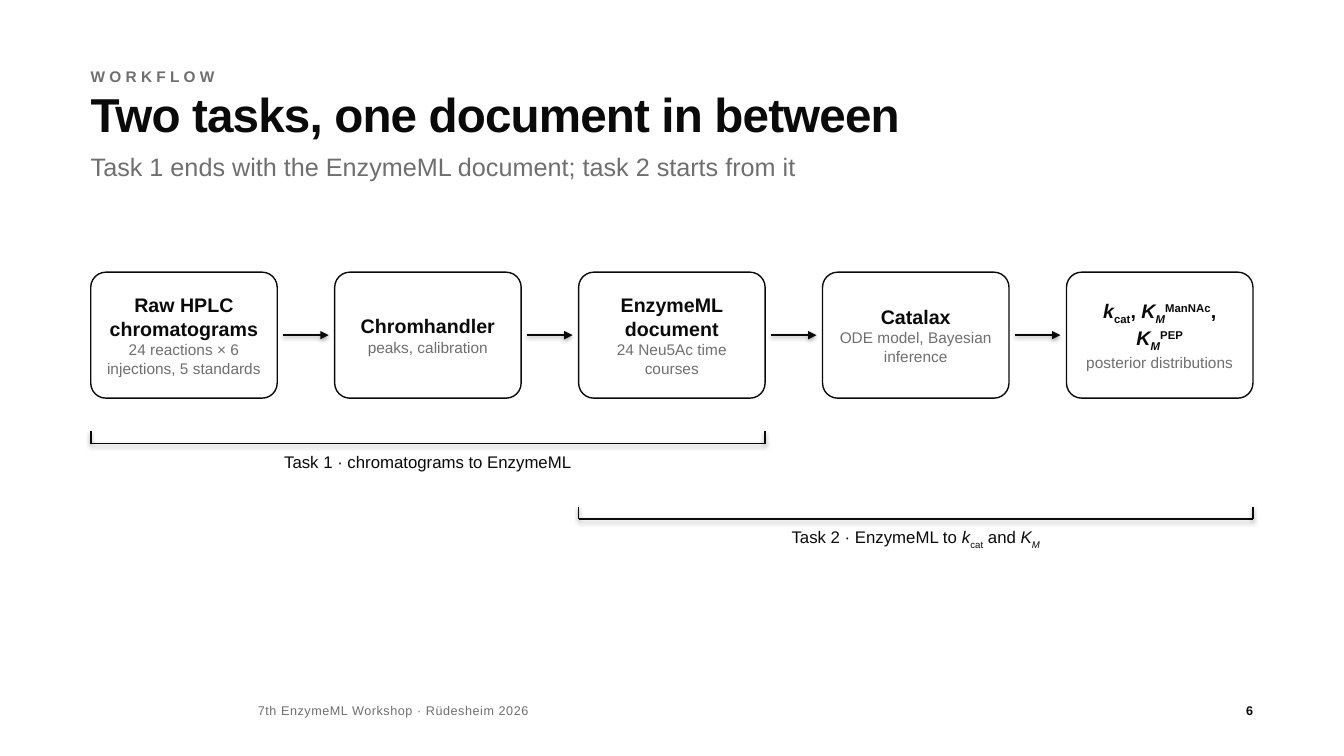
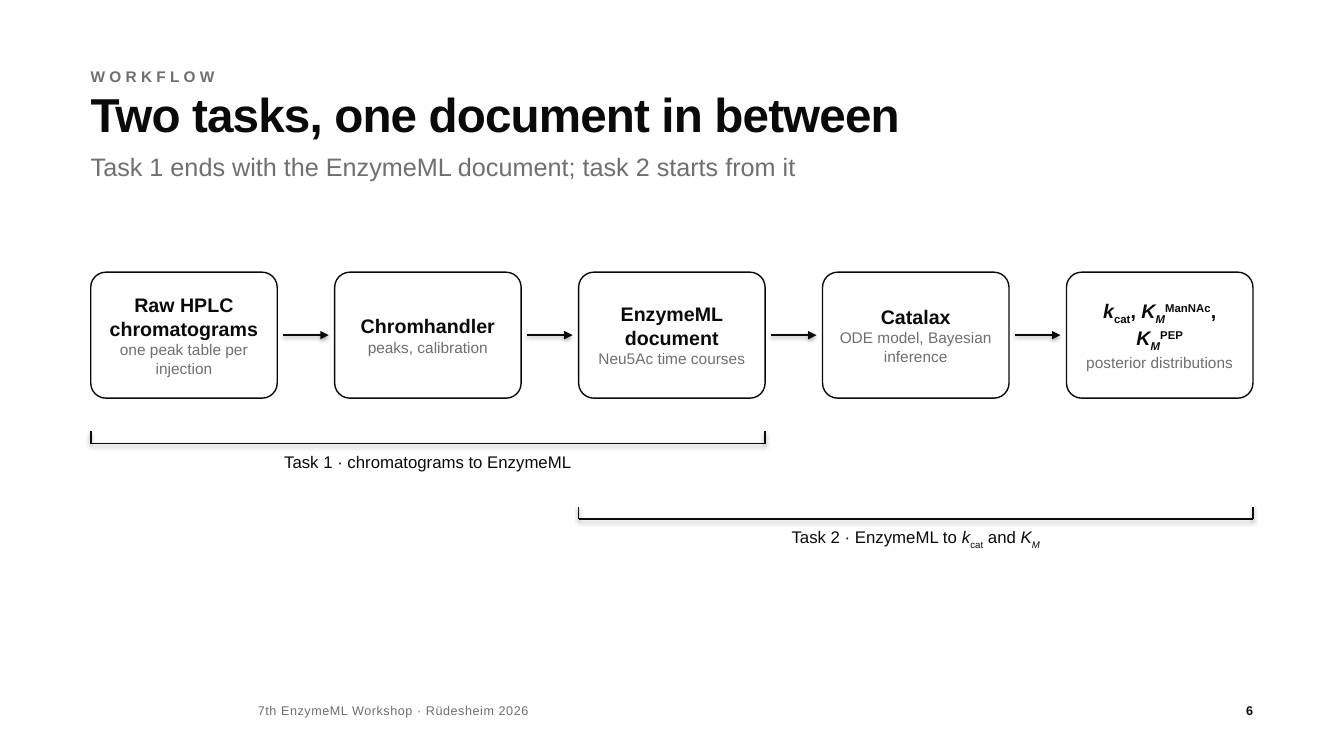
Before and after one commit to haeussma/enzymeml-workshop-modelling-2026, a slide deck: slide 6 of slides/workshop.pptx. Drawn at 1344x756 pixels with LibreOffice and Linux fonts; fonts in the diff are those of the drawing; background and template pictures are left out. Boxes give left, top, right and bottom in pixels: in the first picture for what was removed or moved away, otherwise in the second. Text is boxed around its words. In the diff, an @@ line names an element or a change of style, - is before the commit and + after.

```diff
--- a/slides/workshop.pptx
+++ b/slides/workshop.pptx
@@ text in rounded rectangle at (x1=120, y1=344, x2=247, y2=377): text changed @@
-24 reactions × 6 injections, 5 standards
+one peak table per injection
@@ text in rounded rectangle at (x1=598, y1=353, x2=745, y2=364): text changed @@
-24 Neu5Ac time courses
+Neu5Ac time courses
```
Also in this commit, not shown: 2 other slides changed, 1 slide added, 2 slides removed, 3 other files.
